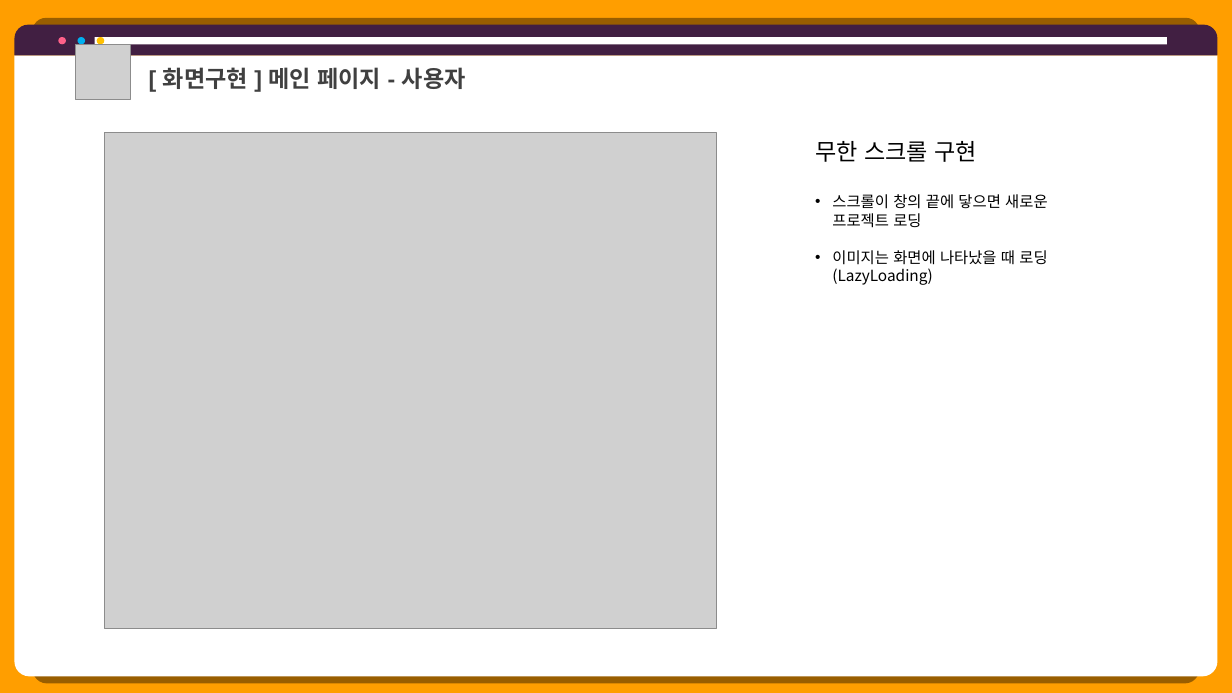
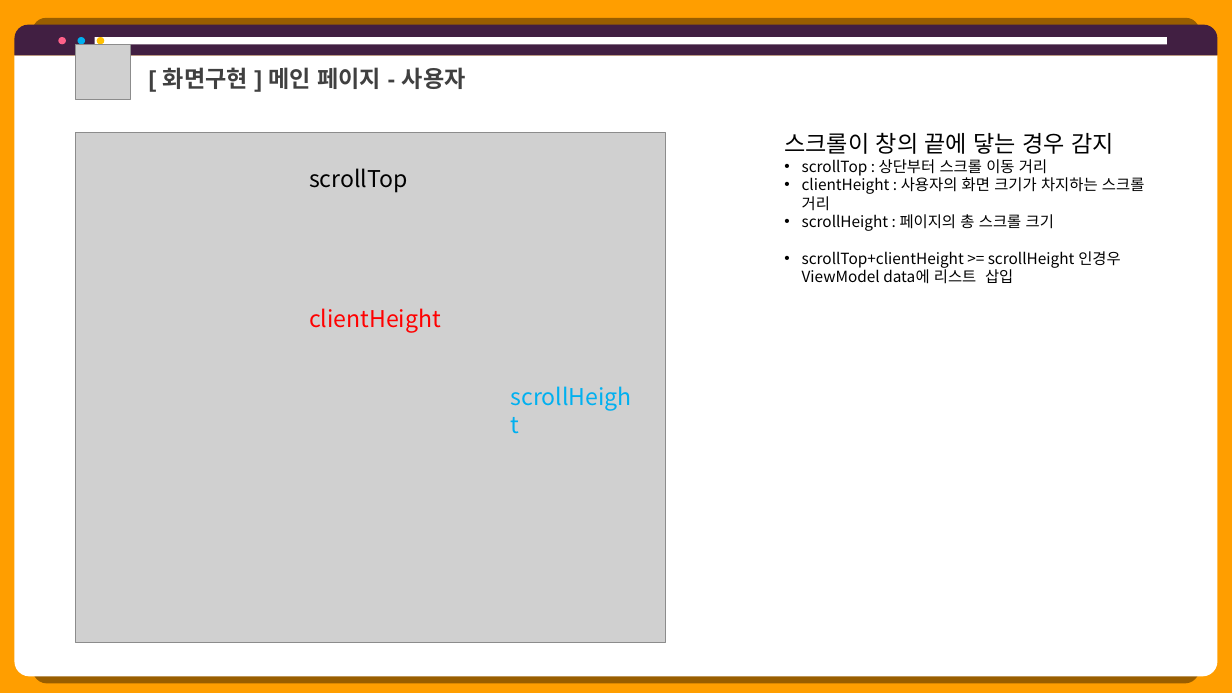
Before and after one commit to hhsw07/ezen-academy-projects, a slide deck: slide 5 of 0 발표용 파워포인트/project06 - 파워포인트 종합 - 형준.pptx. Drawn at 1232x693 pixels with LibreOffice and Linux fonts; fonts in the diff are those of the drawing; grey boxes stand for pictures. Boxes give left, top, right and bottom in pixels: in the first picture for what was removed or moved away, otherwise in the second. Text is boxed around its words. In the diff, an @@ line names an element or a change of style, - is before the commit and + after.

```diff
--- a/0 발표용 파워포인트/project06 - 파워포인트 종합 - 형준.pptx
+++ b/0 발표용 파워포인트/project06 - 파워포인트 종합 - 형준.pptx
@@ picture: place and size @@
-picture at <box>104,132,716,628</box>
+picture at <box>76,133,665,643</box>
@@ text at <box>784,132,1144,284</box>: text changed @@
-무한 스크롤 구현
-• 스크롤이 창의 끝에 닿으면 새로운 프로젝트 로딩
-• 이미지는 화면에 나타났을 때 로딩(LazyLoading)
+스크롤이 창의 끝에 닿는 경우 감지
+• scrollTop : 상단부터 스크롤 이동 거리
+• clientHeight : 사용자의 화면 크기가 차지하는 스크롤 거리
+• scrollHeight : 페이지의 총 스크롤 크기
+• scrollTop+clientHeight >= scrollHeight 인경우 ViewModel data에 리스트 삽입
@@ text added at <box>309,168,408,193</box>, 18 pt, text #000000 @@
+scrollTop
@@ text added at <box>802,214,889,231</box>, 18 pt, text #00B0F0 @@
+scrollHeight
@@ text added at <box>309,308,441,333</box>, 18 pt, text #FF0000 @@
+clientHeight
```
Also in this commit, not shown: 1 other slide changed, 1 slide added, 2 other files.
